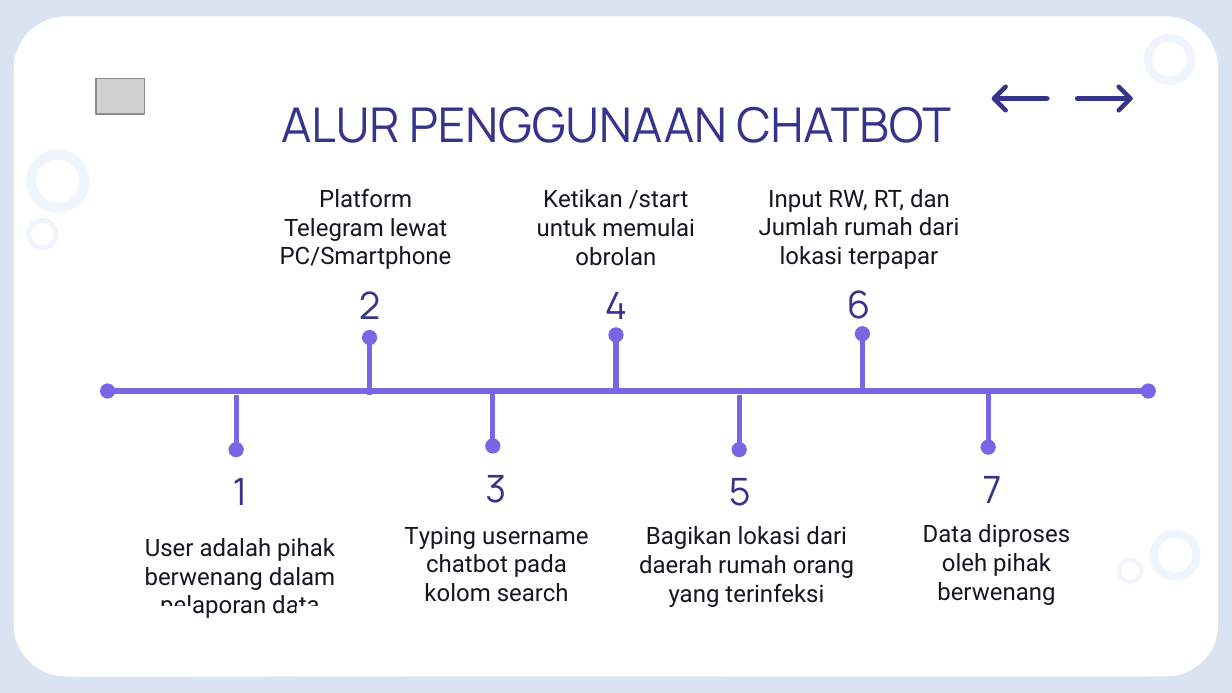
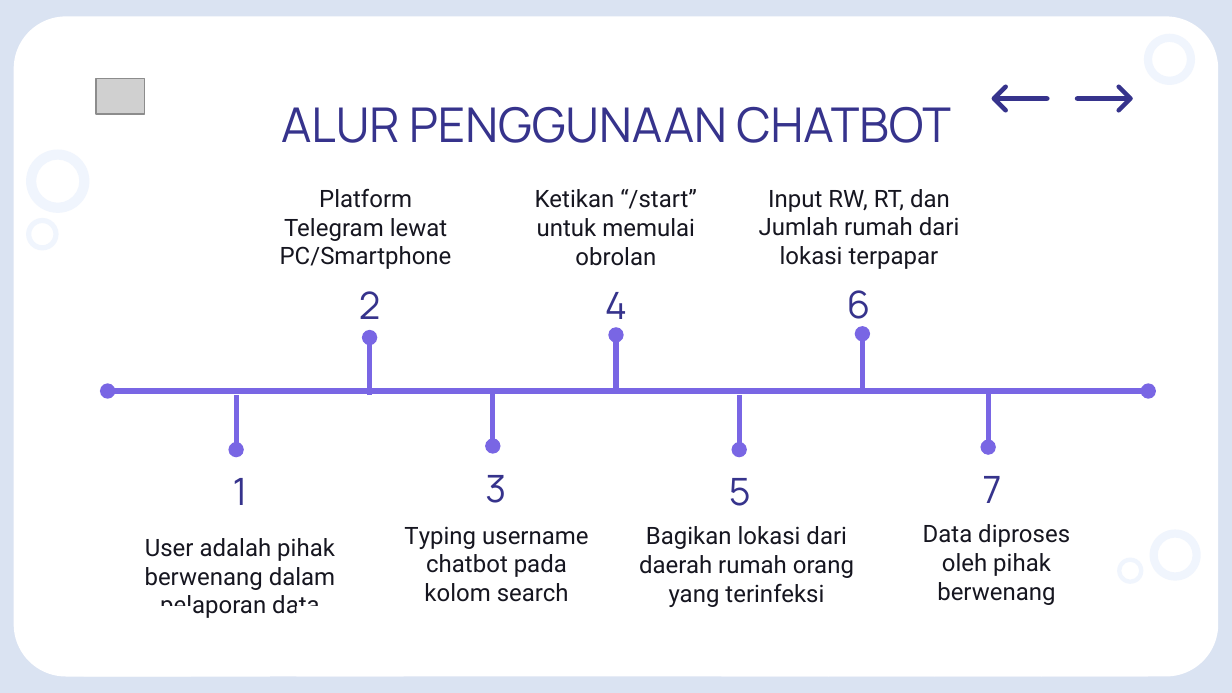
Before and after one commit to syaifurplus/lomba-hitech, a slide deck: slide 12 of PPT/Chatbot Planner Hi-Tech.pptx. Drawn at 1232x693 pixels with LibreOffice and Linux fonts; fonts in the diff are those of the drawing; grey boxes stand for pictures. Boxes give left, top, right and bottom in pixels: in the first picture for what was removed or moved away, otherwise in the second. Text is boxed around its words. In the diff, an @@ line names an element or a change of style, - is before the commit and + after.

Commit message:
update ppt

```diff
--- a/PPT/Chatbot Planner Hi-Tech.pptx
+++ b/PPT/Chatbot Planner Hi-Tech.pptx
@@ text at [535, 189, 697, 266]: text changed @@
-Ketikan /start untuk memulai obrolan
+Ketikan “/start” untuk memulai obrolan
```
Also in this commit, not shown: 4 other slides changed.
